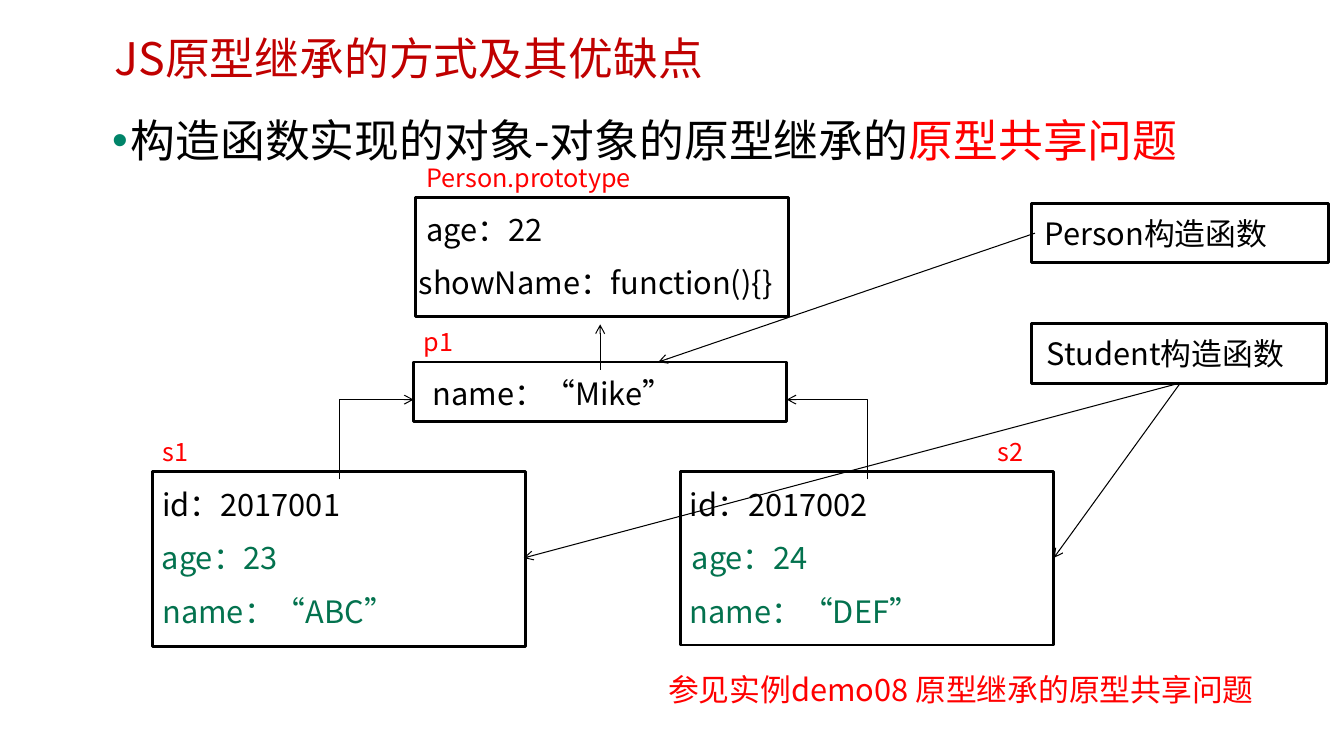
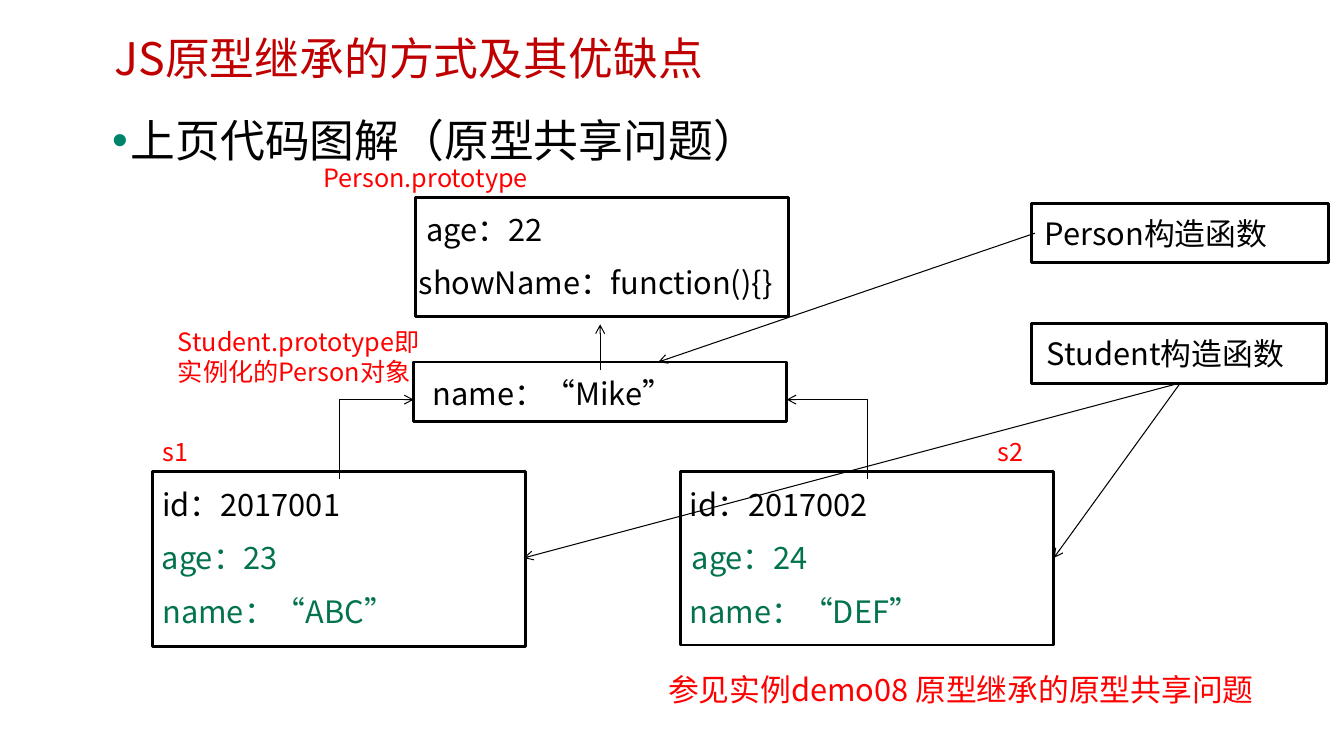
Before and after one commit to edu2act/course-javascript-advanced, a slide deck: slide 21 of 课程PPT/07.JavaScript面向对象编程 一.pptx. Drawn at 1344x756 pixels with LibreOffice and Linux fonts; fonts in the diff are those of the drawing; background and template pictures are left out. Boxes give left, top, right and bottom in pixels: in the first picture for what was removed or moved away, otherwise in the second. Text is boxed around its words. In the diff, an @@ line names an element or a change of style, - is before the commit and + after.

```diff
--- a/课程PPT/07.JavaScript面向对象编程 一.pptx
+++ b/课程PPT/07.JavaScript面向对象编程 一.pptx
@@ text at <box>131,118,758,169</box>: text changed @@
-• 构造函数实现的对象-对象的原型继承的原型共享问题
+• 上页代码图解（原型共享问题）
@@ text "Person.prototype": place and size @@
-text "Person.prototype" at <box>426,168,630,193</box>
+text "Person.prototype" at <box>324,168,528,193</box>
@@ text added at <box>178,331,420,383</box>, 18 pt, text #FF0000 @@
+Student.prototype即
+实例化的Person对象
@@ text removed at <box>423,333,453,357</box> @@
-p1
```
Also in this commit, not shown: 4 other slides changed, 18 other files.
